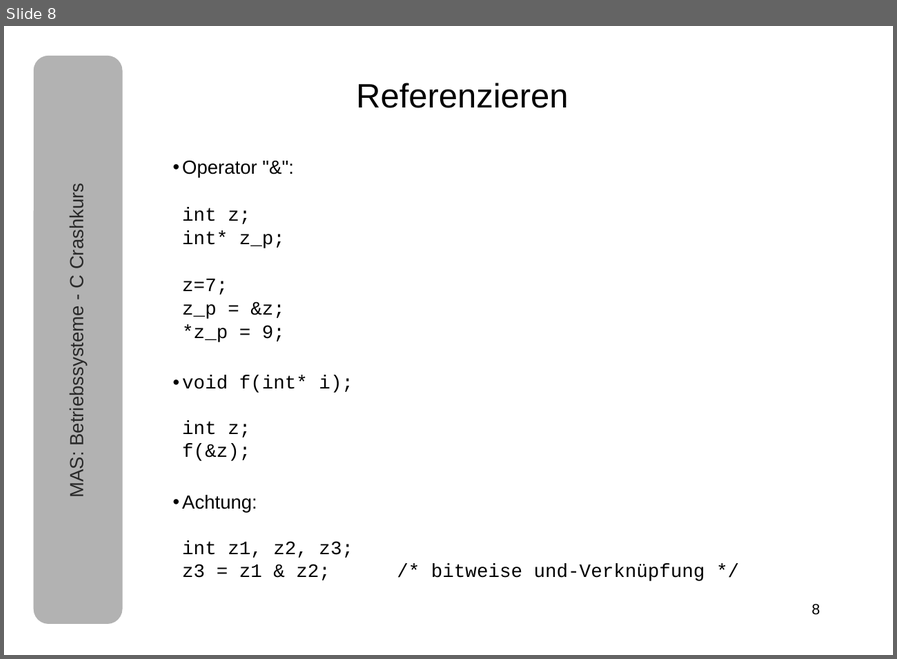
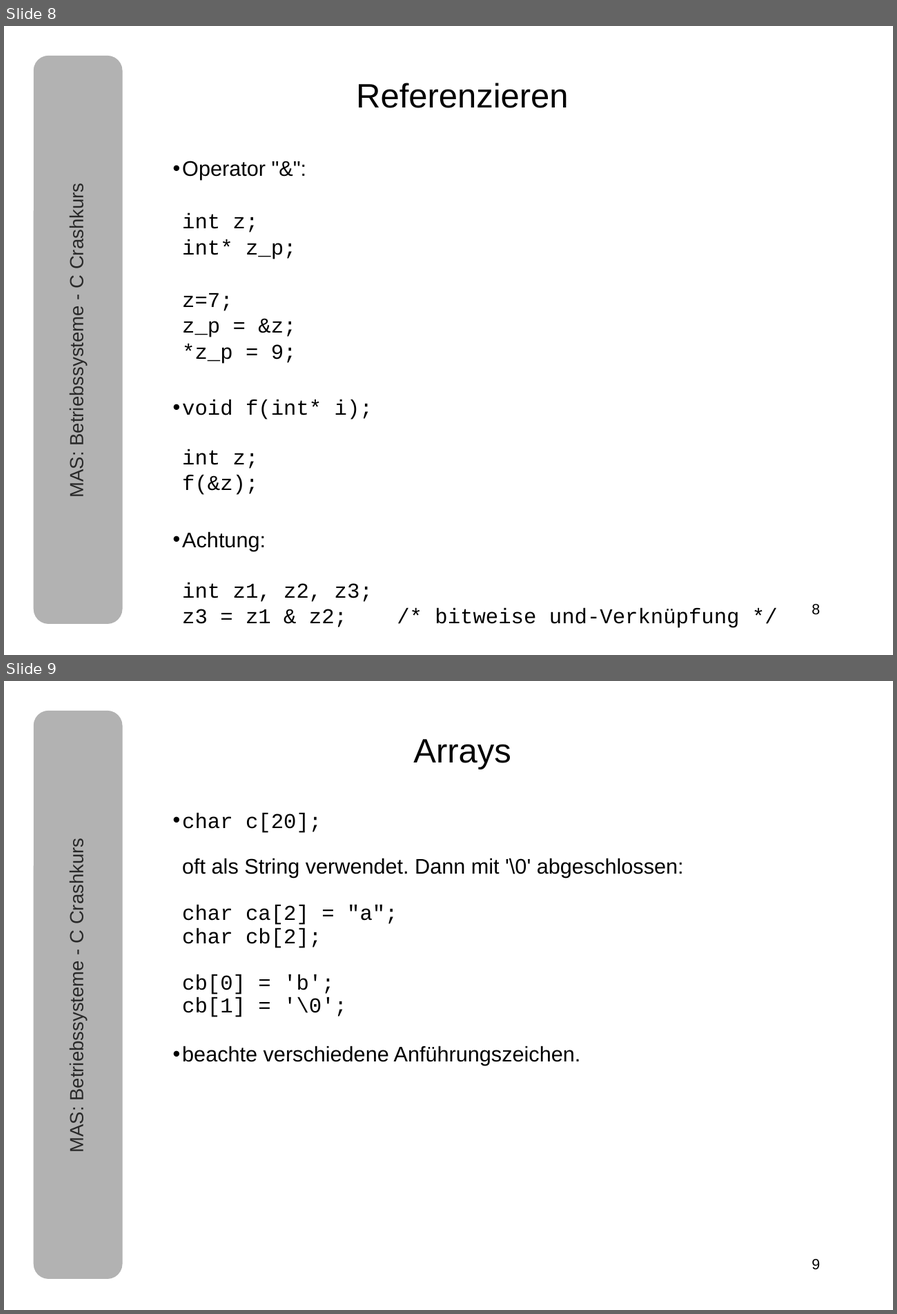
Before and after one commit to tpo/betriebssysteme, a slide deck: 05-1_C.odp. Shown one above the other, each under a label of ours: slide 8 before the commit, slides 8 and 9 after it. The pictures are 897x659 and 897x1314 pixels, drawn with LibreOffice and Linux fonts; fonts in the diff are those of the drawing. Boxes give left, top, right and bottom in pixels: in the first picture for what was removed or moved away, otherwise in the second. Text is boxed around its words. In the diff, an @@ line names an element or a change of style, - is before the commit and + after.

```diff
--- a/05-1_C.odp
+++ b/05-1_C.odp
@@ slide 9 added at (4,681,893,1310), background #FFFFFF; not listed: 1 template element that a slide beside it also shows @@
@@ rounded rectangle added at (34,711,122,1278), fill #B2B2B2, outline #B2B2B2 0.74 pt @@
@@ text added at (413,739,510,769), 32 pt, text #000000 @@
+Arrays
@@ text added at (182,813,684,1065), 20 pt, text #000000 @@
+• char c[20];
+  oft als String verwendet. Dann mit '\0' abgeschlossen:
+  char ca[2] = "a";
+  char cb[2];
+  cb[0] = 'b';
+  cb[1] = '\0';
+• beachte verschiedene Anführungszeichen.
@@ text added at (66,846,87,1151), 18 pt, text #292929 @@
+MAS: Betriebssysteme - C Crashkurs
@@ page number added at (811,1259,820,1270), 14 pt, text #000000 @@
+9
@@ slide 8 changed as well @@
@@ text "Operator "&": int z; int* ..." at (173,161,740,628): size 18 to 20 pt @@
```
Also in this commit, not shown: 18 other slides changed, 1 other file.
